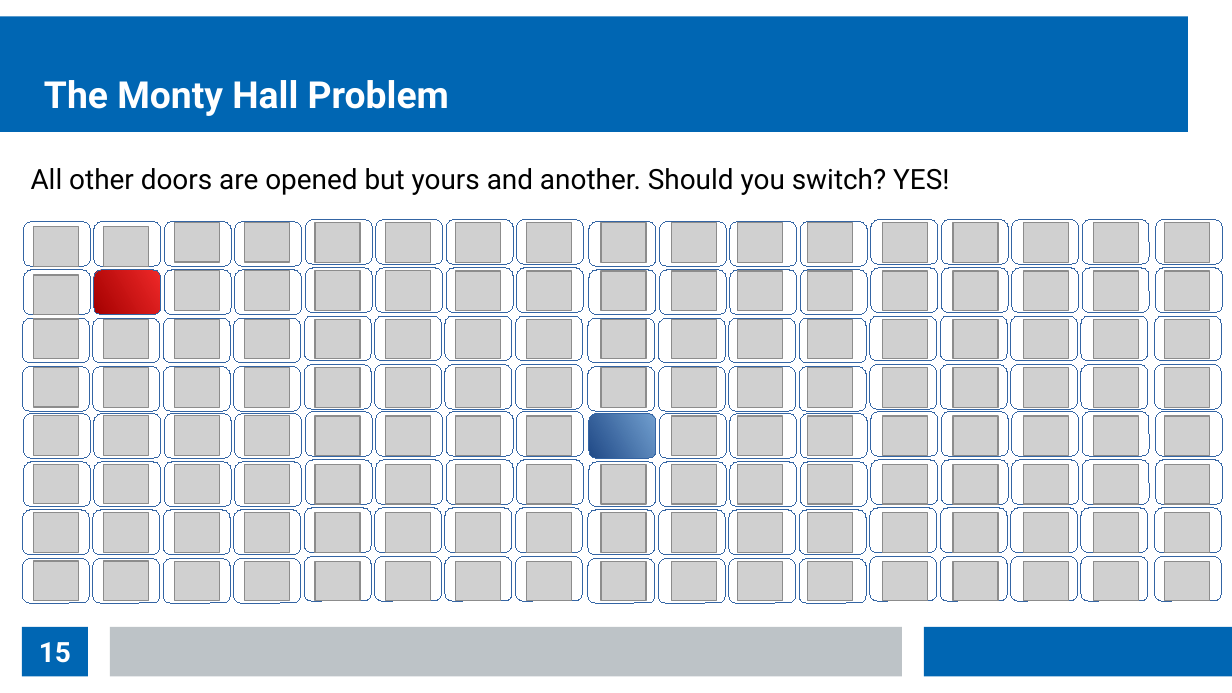
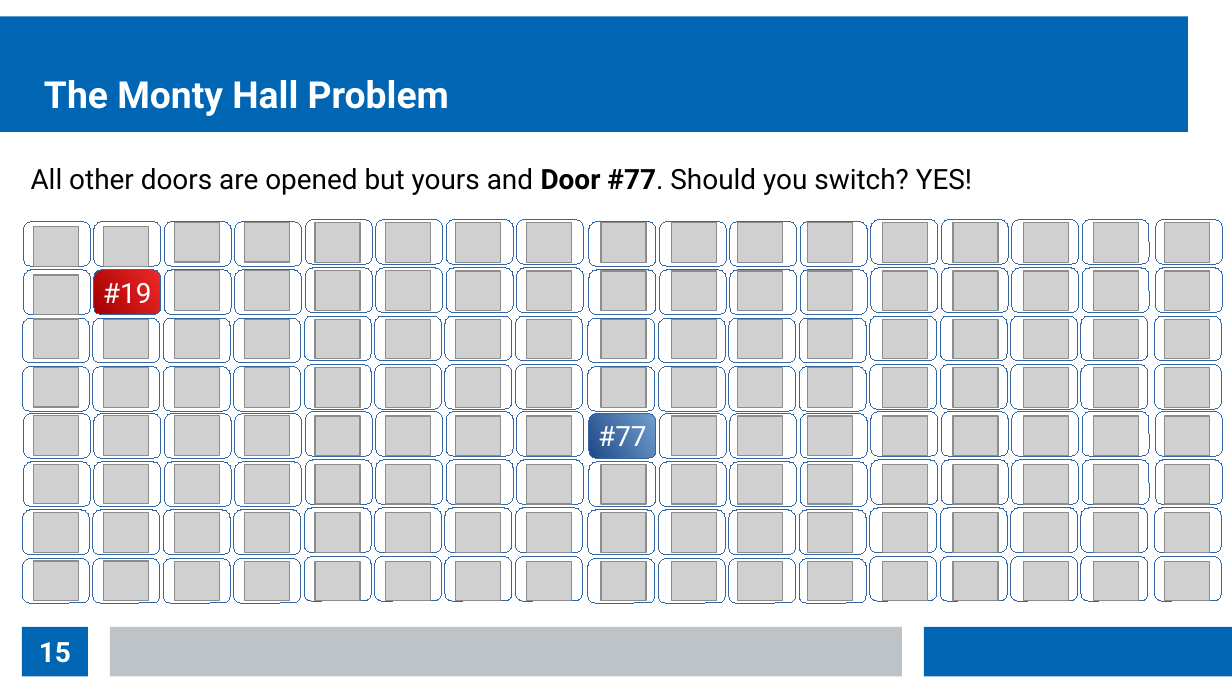
Before and after one commit to thomasnield/kotlin_data_science_talk_ChicagoJUG, a slide deck: slide 15 of kotlin_data_science_talk_chijug_slides.odp. Drawn at 1232x693 pixels with LibreOffice and Linux fonts; fonts in the diff are those of the drawing; grey boxes stand for pictures. Boxes give left, top, right and bottom in pixels: in the first picture for what was removed or moved away, otherwise in the second. Text is boxed around its words. In the diff, an @@ line names an element or a change of style, - is before the commit and + after.

Commit message:
continue monty hall example

```diff
--- a/kotlin_data_science_talk_chijug_slides.odp
+++ b/kotlin_data_science_talk_chijug_slides.odp
@@ text at [31,168,972,195]: text changed @@
-All other doors are opened but yours and another. Should you switch? YES!
+All other doors are opened but yours and Door #77. Should you switch? YES!
@@ text in rounded rectangle at [103,283,152,303]: text added @@
+#19
@@ text in rounded rectangle at [598,426,647,446]: text added @@
+#77
```
Also in this commit, not shown: 4 other slides changed, 1 slide added.
